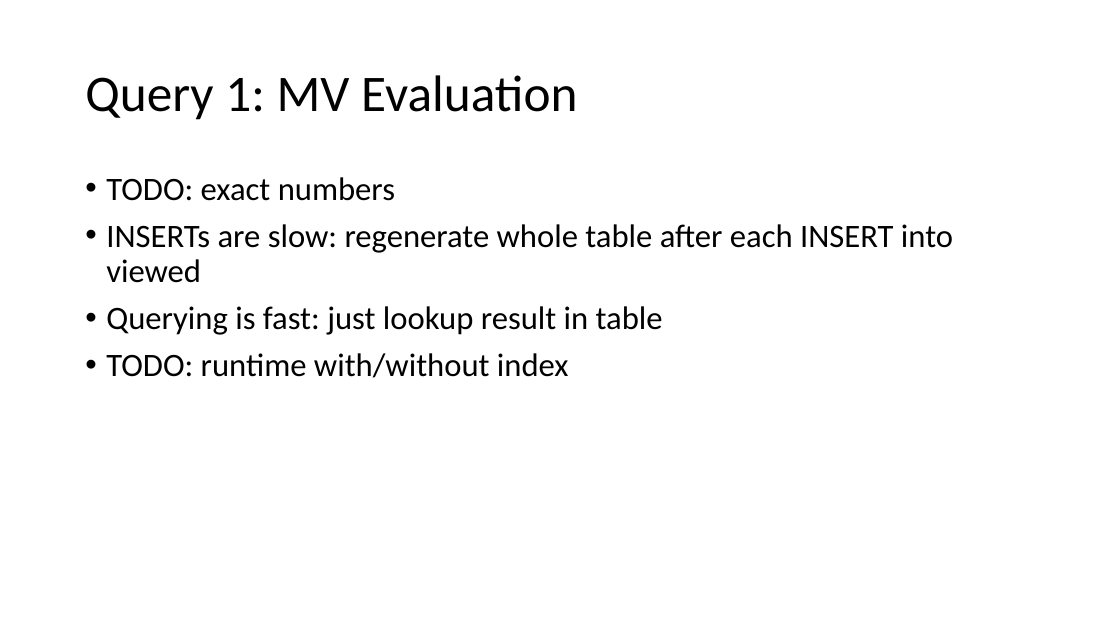
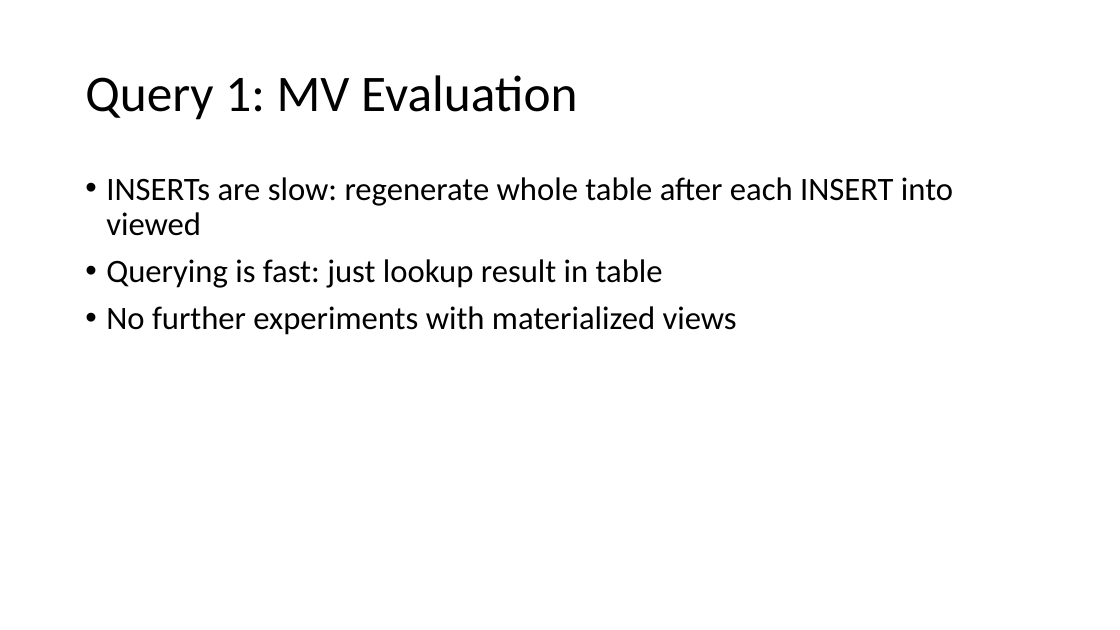
Before and after one commit to matthias-springer/cse190-database-analytics, a slide deck: slide 7 of presentation/presentation.pptx. Drawn at 1120x630 pixels with LibreOffice and Linux fonts; fonts in the diff are those of the drawing. Boxes give left, top, right and bottom in pixels: in the first picture for what was removed or moved away, otherwise in the second. Text is boxed around its words. In the diff, an @@ line names an element or a change of style, - is before the commit and + after.

```diff
--- a/presentation/presentation.pptx
+++ b/presentation/presentation.pptx
@@ text at <box>106,177,395,201</box>: paragraph removed @@
-• TODO: exact numbers
@@ text at <box>106,306,737,335</box>: text changed @@
-• TODO: runtime with/without index
+• No further experiments with materialized views
```
Also in this commit, not shown: 15 other slides changed, 11 slides added, 2 slides removed.
